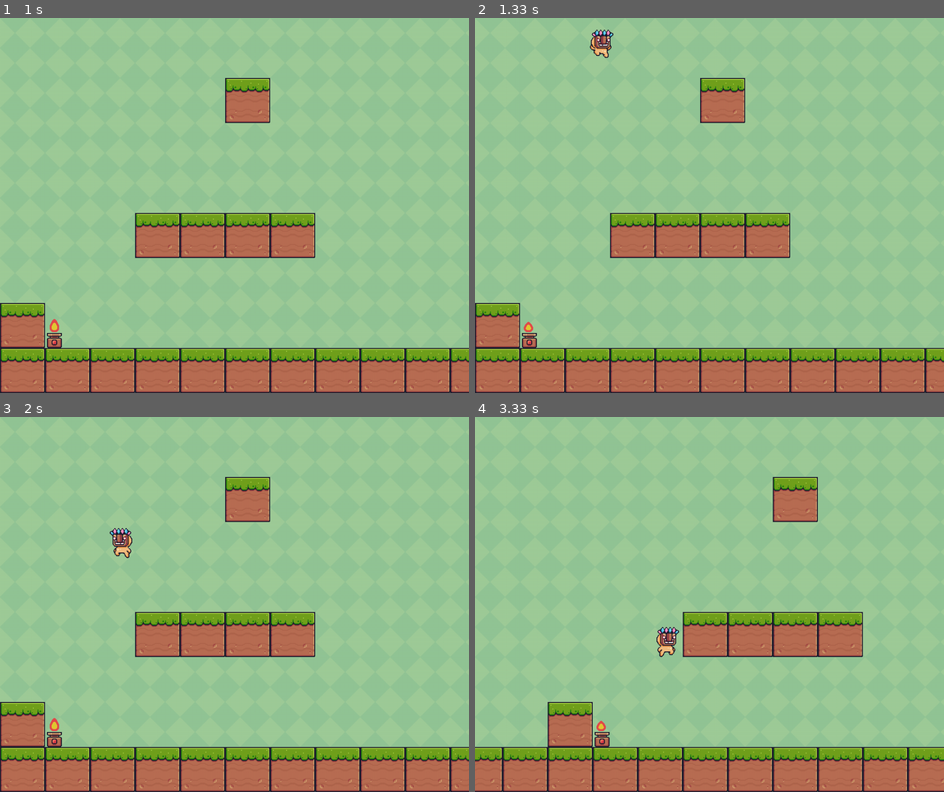
Above: before the commit, frames 1-4 (two rows, left to right).
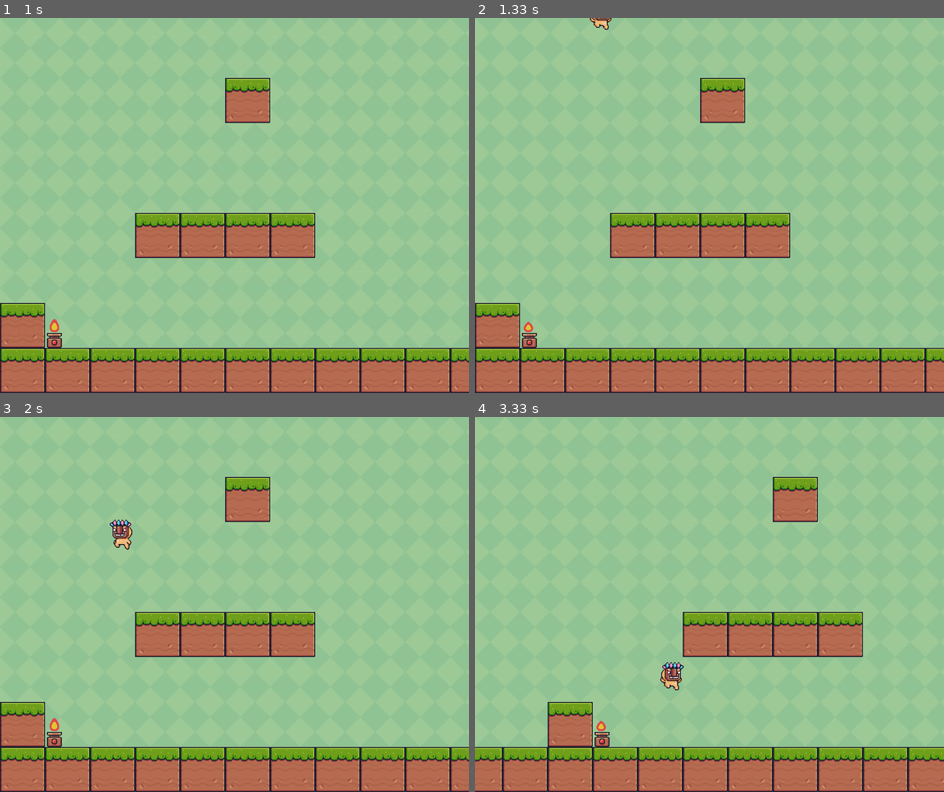
Above: after the commit, the same moments.

Repository: angelojamesti/dev_space
Game: pygame game, started from PyGames/Platformer_game/tutorial.py
The game is run twice, just before and just after one commit, with the same random seed, the same clock (stepped at 60 frames per second) and the same inputs.
Inputs:
- Up to frame 1 (1 s): tap Space at 0.33, 0.73 s; hold Right from 0.67 s (still down)
- Up to frame 2 (1.33 s): tap Space at 1.03, 1.23 s; release Right at 1.13 s; hold Right from 1.17 s (still down)
- Up to frame 3 (2 s): tap Space at 1.53, 1.73 s; release Right at 1.63 s; hold Left from 1.67 s (still down)
- Up to frame 4 (3.33 s): tap Space at 2.03, 2.3, 2.6, 2.73, 3.03 s; release Left at 2.2 s; hold Left 2.23-2.63 s; hold Right 2.67-3.3 s

Frame 1 is identical in both runs. In frame 2, 0.4% of the frame differs, in the area x 24-30%, y 0-11%; in frame 3, 0.4%; in frame 4, 0.6%, in the area x 38-45%, y 55-73%.

Commit message:
"tested plaing around with the jump mechanic"

Diff:
--- a/PyGames/Platformer_game/tutorial.py
+++ b/PyGames/Platformer_game/tutorial.py
@@ -96,7 +96,7 @@
 
     def jump(self):
         # By removing the gravity this allows the player to jump
-        self.y_vel = -self.GRAVITY * 8
+        self.y_vel = -self.GRAVITY * 9
         # resets the animation count
         self.animation_count = 0
         # Adds a jumpcount by 1
@@ -346,7 +346,7 @@
     # Creates a floor object, Create blocks to the left and right of the screen
     # i * block_size = x coordinate of the block
     floor = [Block(i * block_size, HEIGHT - block_size, block_size)
-             for i in range(-WIDTH // block_size, (WIDTH * 2) // block_size)]
+             for i in range(-WIDTH // block_size, (WIDTH * 4) // block_size)]
     objects = [*floor, fire, *terrain_blocks]
     offset_x = 0
     scroll_area_width = 200
